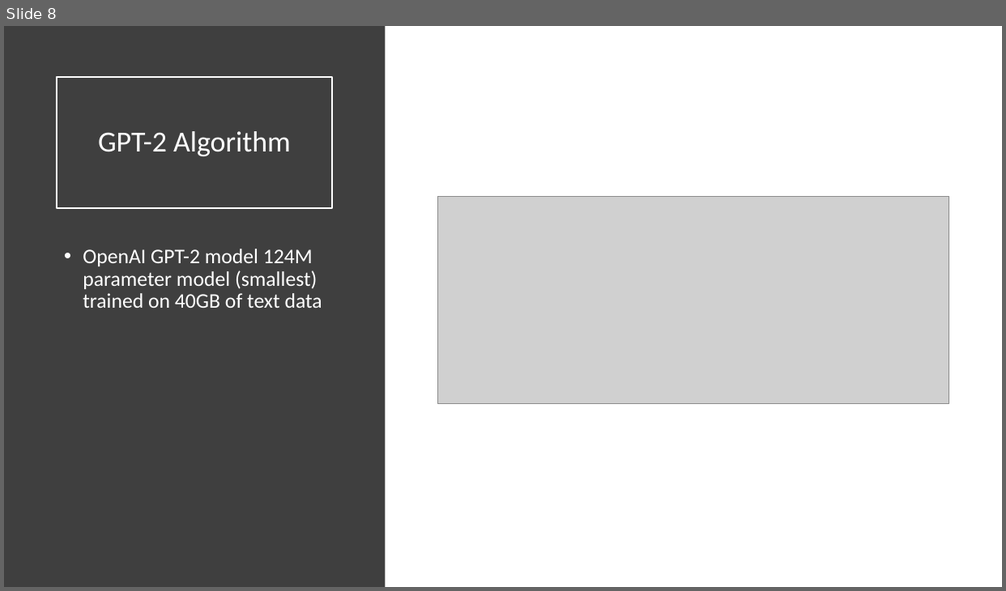
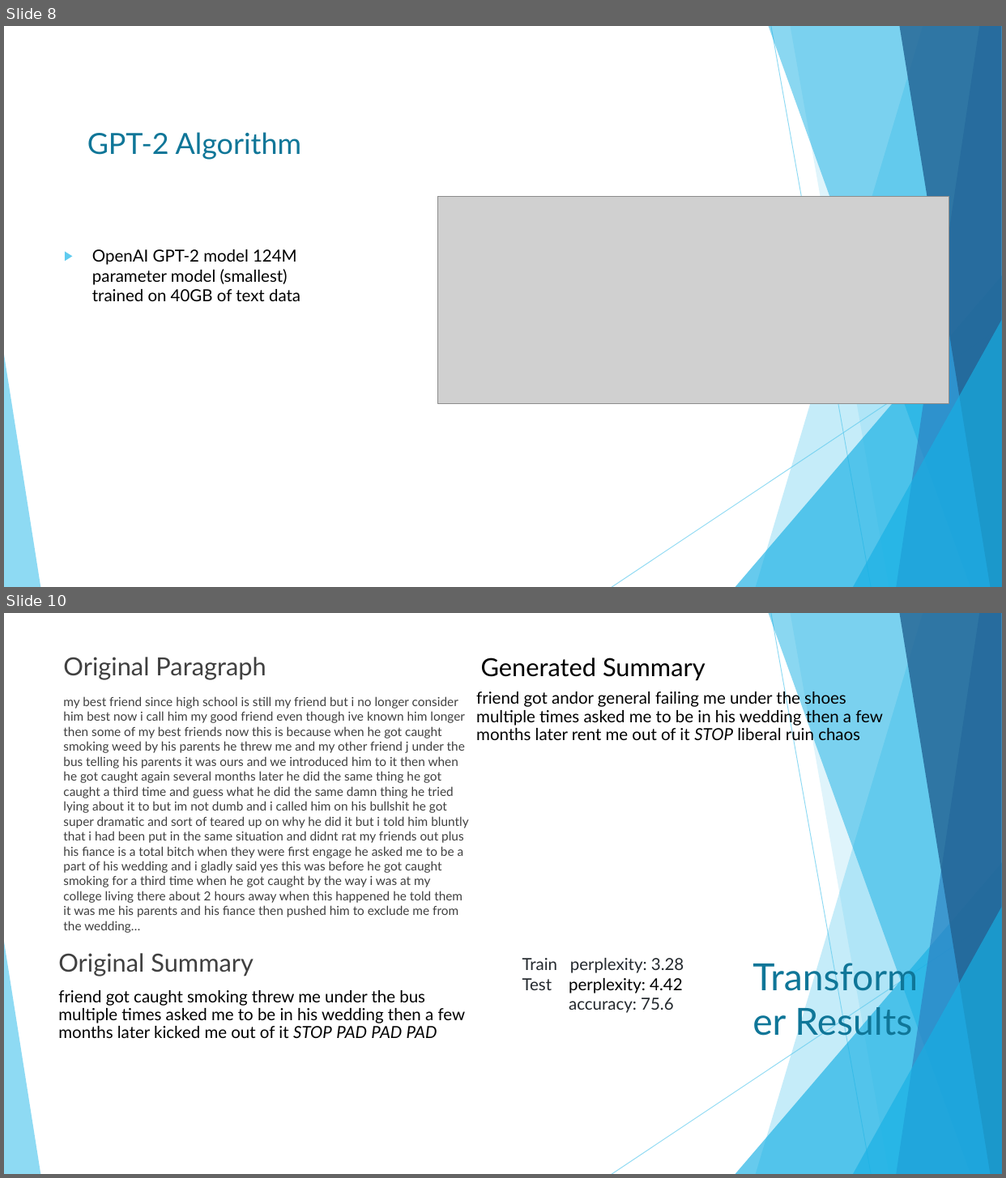
Before and after one commit to HomuraNagato/nerdy_nets, a slide deck: presentation/Nerdy Nets – GPT2.pptx. Shown one above the other, each under a label of ours: slide 8 before the commit, slides 8 and 10 after it; the slides between them are not shown. The pictures are 1006x591 and 1006x1178 pixels, drawn with LibreOffice and Linux fonts; fonts in the diff are those of the drawing; grey boxes stand for pictures. Boxes give left, top, right and bottom in pixels: in the first picture for what was removed or moved away, otherwise in the second. Text is boxed around its words. In the diff, an @@ line names an element or a change of style, - is before the commit and + after.

```diff
--- a/presentation/Nerdy Nets – GPT2.pptx
+++ b/presentation/Nerdy Nets – GPT2.pptx
@@ slide 10 added at (x1=4, y1=613, x2=1002, y2=1174), background #FFFFFF; not listed: 10 template elements that a slide beside it also shows @@
@@ text added at (x1=63, y1=657, x2=266, y2=680), 24 pt, text #404040 @@
+Original Paragraph
@@ text added at (x1=481, y1=658, x2=705, y2=681), 24 pt, text #000000 @@
+Generated Summary
@@ text added at (x1=63, y1=696, x2=468, y2=903), 12 pt, text #404040 @@
+my best friend since high school is still my friend but i no longer consider him best now i call him my good friend even though ive known him longer then some of my best friends now this is because when he got caught smoking weed by his parents he threw me and my other friend j under the bus telling his parents it was ours and we introduced him to it then when he got caught again several months later he did the same thing he got caught a third time and guess what he did the same damn thing he tried lying about it to but im not dumb and i called him on his bullshit he got super dramatic and sort of teared up on why he did it but i told him bluntly that i had been put in the same situation and didnt rat my friends out plus his fiance is a total bitch when they were first engage he asked me to be a part of his wedding and i gladly said yes this was before he got caught smoking for a third time when he got caught by the way i was at my college living there about 2 hours away when this happened he told them it was me his parents and his fiance then pushed him to exclude me from the wedding…
@@ text added at (x1=476, y1=690, x2=883, y2=744), 16 pt, text #000000 @@
+friend got andor general failing me under the shoes multiple times asked me to be in his wedding then a few months later rent me out of it STOP liberal ruin chaos
@@ text added at (x1=58, y1=953, x2=253, y2=977), 24 pt, text #404040 @@
+Original Summary
@@ text added at (x1=522, y1=958, x2=684, y2=1013), 16 pt, text #24292E @@
+Train perplexity: 3.28
+Test perplexity: 4.42
+accuracy: 75.6
@@ text added at (x1=58, y1=990, x2=466, y2=1038), 16 pt, text #000000 @@
+friend got caught smoking threw me under the bus multiple times asked me to be in his wedding then a few months later kicked me out of it STOP PAD PAD PAD
@@ title added at (x1=795, y1=1003, x2=912, y2=1042), 36 pt, text #0F7698 @@
+Transformer Results
@@ slide 8 changed as well @@
@@ rectangle removed at (x1=4, y1=26, x2=385, y2=587) @@
@@ title "GPT-2 Algorithm" at (x1=57, y1=77, x2=332, y2=209): font Calibri to Lato, text colour #FFFFFF to #0F7698; line spacing 0.9 to 1 @@
@@ text "OpenAI GPT-2 model 124M parameter ..." at (x1=92, y1=250, x2=300, y2=301): size 20 to 16 pt, font Calibri to Lato, text colour #FFFFFF to #000000; bullet • to ▶; line spacing 0.9 to 1 @@
@@ group added at (x1=4, y1=26, x2=1002, y2=587): 5 freeform shapes, 3 triangles, 2 lines @@
```
Also in this commit, not shown: 5 other slides changed, 7 other slides added, 5 slides removed.
